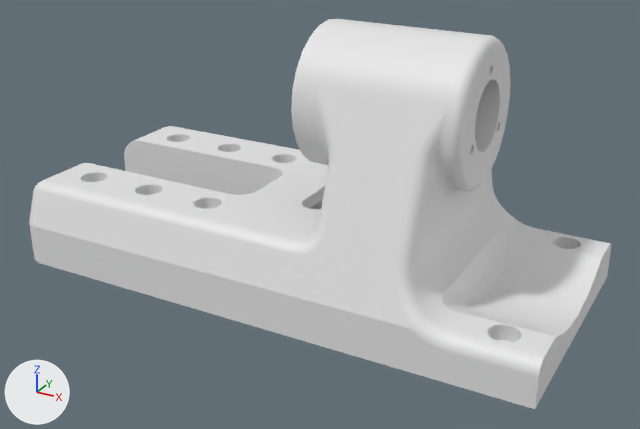
An edit to the COLLADA model data/urdf/robots/obike/meshes/motor_mount.dae, drawn before and after from the same camera.
The view is the same before and after, from a camera (50 mm lens) standing at (0.0908, -0.1688, 0.0543) and looking at (0.0002, -0.004, -0.0282). The axes (+X, +Y, +Z) are drawn at lower left. The lights are the same throughout.

Names of what the first picture shows: 'motor_mouth v2'.
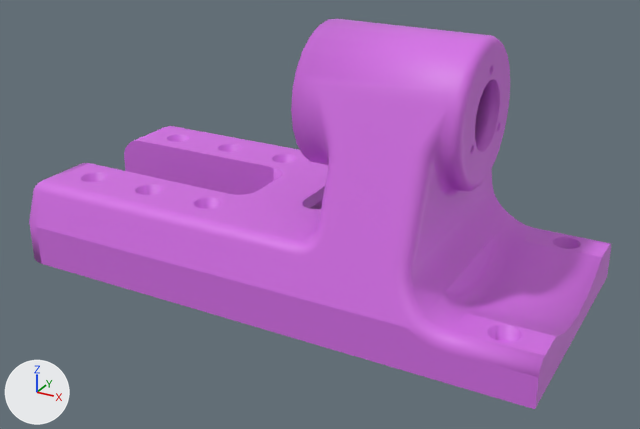
What differs and where, as boxes [x1, y1, x2, y2] in the pictures (640 x 429 px):
'motor_mouth v2', recoloured, shading changed (white to purple): [29, 19, 611, 409] in both

Edits to the bpy script that builds the scene:
```text
Change mat_opaque_255_255_255__002:
    mat_opaque_255_255_255__002.base_color: (0.8, 0.8, 0.8) -> (0.672, 0.16, 0.8)  # white #e7e7e7 -> purple #d66fe7
Change me_motor_mouth_v2:
    where me_motor_mouth_v2.from_pydata(...)  # 2538 vertices, 5124 faces; spans x -0.07..0.06, y -0.03..0.03, z -0.045..0.016
    used by ob_motor_mouth_v2; location = (0.0, 0.0, 0.0)
    me_motor_mouth_v2 part 1: edges marked sharp go from 1405 to 1473
```
